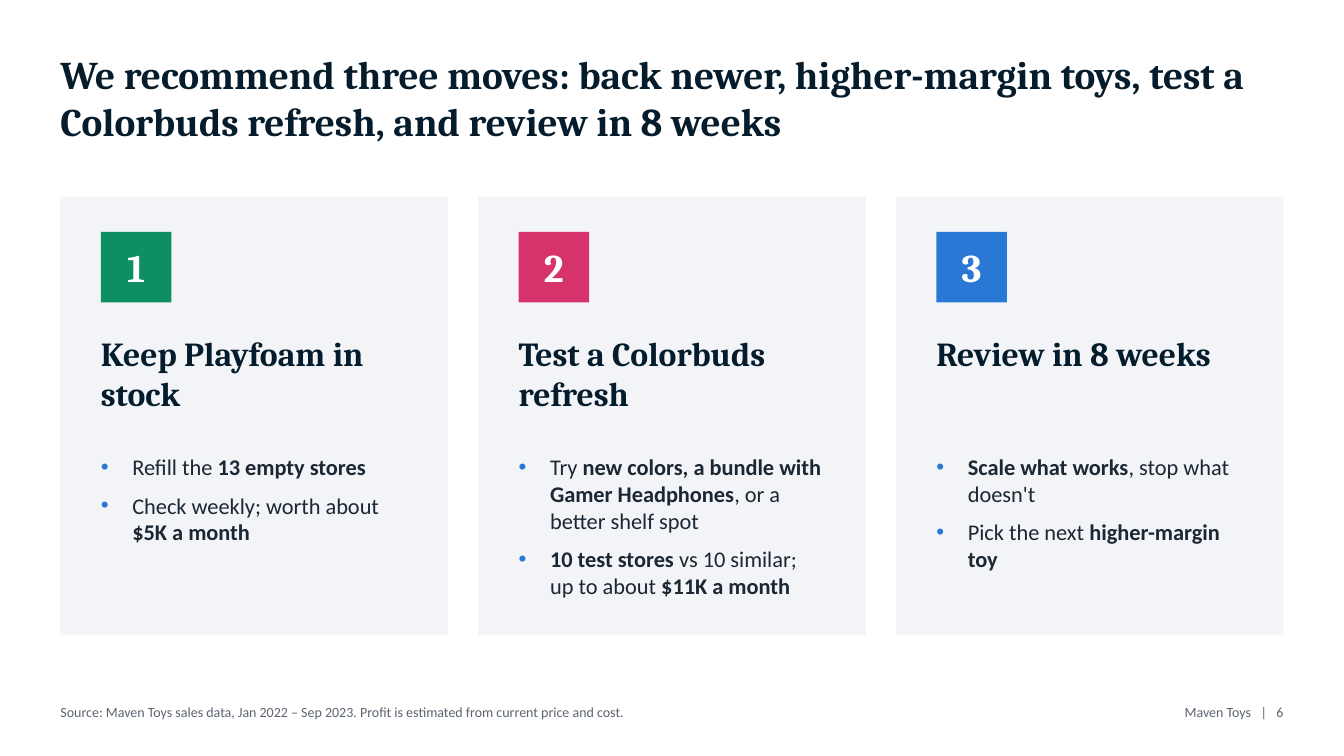
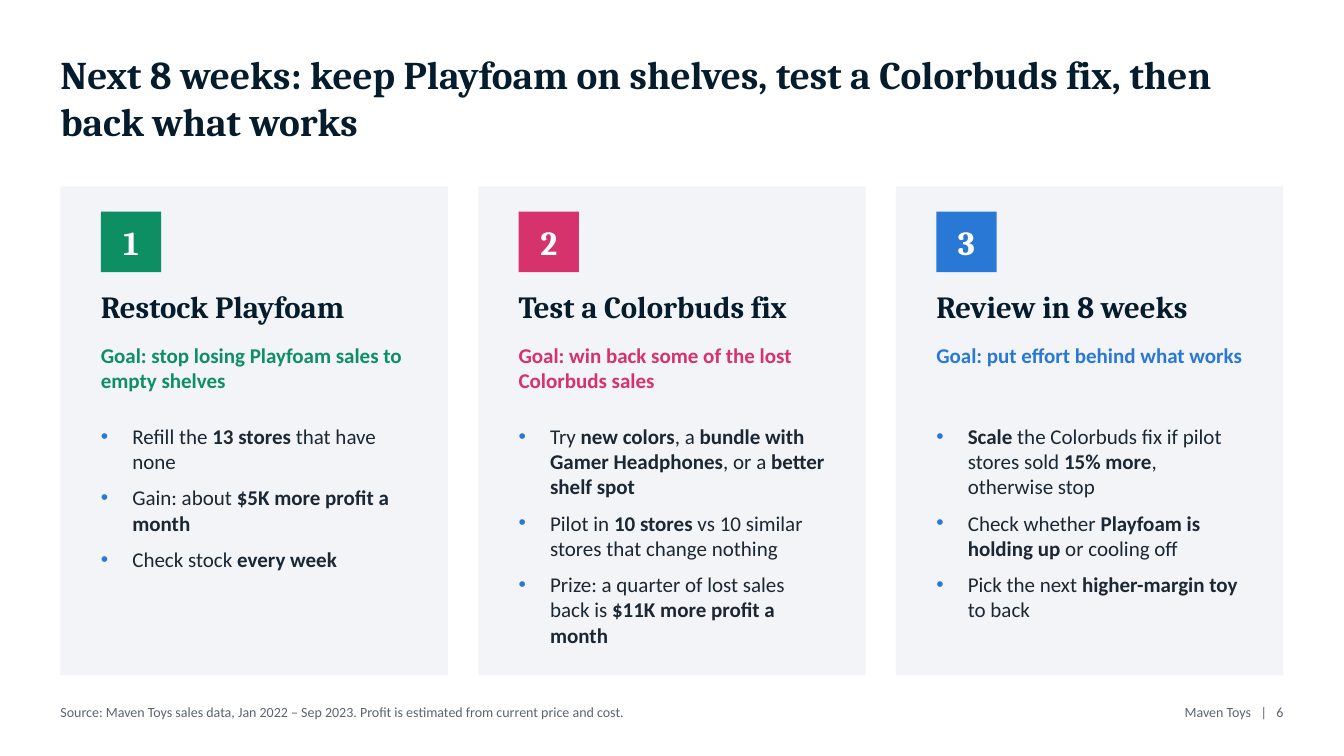
Before and after one commit to surajko9000/maven-toys-ai-analytics, a slide deck: slide 6 of site/deck/Colorbuds_to_Playfoam.pptx. Drawn at 1344x756 pixels with LibreOffice and Linux fonts; fonts in the diff are those of the drawing. Boxes give left, top, right and bottom in pixels: in the first picture for what was removed or moved away, otherwise in the second. Text is boxed around its words. In the diff, an @@ line names an element or a change of style, - is before the commit and + after.

```diff
--- a/site/deck/Colorbuds_to_Playfoam.pptx
+++ b/site/deck/Colorbuds_to_Playfoam.pptx
@@ text at (60,61,1212,137): text changed @@
-We recommend three moves: back newer, higher-margin toys, test a Colorbuds refresh, and review in 8 weeks
+Next 8 weeks: keep Playfoam on shelves, test a Colorbuds fix, then back what works
@@ rectangle: place and size @@
-rectangle at (60,197,448,635)
+rectangle at (60,187,448,676)
@@ rectangle: place and size @@
-rectangle at (478,197,865,635)
+rectangle at (478,187,865,676)
@@ rectangle: place and size @@
-rectangle at (896,197,1284,635)
+rectangle at (896,187,1284,676)
@@ rectangle "1": place and size @@
-rectangle "1" at (101,232,171,302)
+rectangle "1" at (101,212,161,272)
@@ size 28 to 24 pt in 3 elements at (101,212,161,272), (937,212,997,272), (518,212,579,272) @@
@@ rectangle "2": place and size @@
-rectangle "2" at (518,232,589,302)
+rectangle "2" at (518,212,579,272)
@@ rectangle "3": place and size @@
-rectangle "3" at (937,232,1007,302)
+rectangle "3" at (937,212,997,272)
@@ text at (101,296,344,325): text changed; size 24 to 22 pt @@
-Keep Playfoam in stock
+Restock Playfoam
@@ text at (519,296,787,319): text changed; size 24 to 22 pt @@
-Test a Colorbuds refresh
+Test a Colorbuds fix
@@ text "Review in 8 weeks": place and size @@
-text "Review in 8 weeks" at (936,342,1211,367)
+text "Review in 8 weeks" at (936,296,1188,319)
@@ text "Review in 8 weeks" at (936,296,1188,319): size 24 to 22 pt @@
@@ text added at (101,348,401,392), 15 pt, text #0E8F63, bold @@
+Goal: stop losing Playfoam sales to empty shelves
@@ text added at (519,348,792,388), 15 pt, text #D6336C, bold @@
+Goal: win back some of the lost Colorbuds sales
@@ text added at (936,348,1241,367), 15 pt, text #2A78D6, bold @@
+Goal: put effort behind what works
@@ text at (132,429,389,571): text changed; size 16 to 15 pt @@
-• Refill the 13 empty stores
-• Check weekly; worth about $5K a month
+• Refill the 13 stores that have none
+• Gain: about $5K more profit a month
+• Check stock every week
@@ text "Try new colors, a bundle ...": place and size @@
-text "Try new colors, a bundle ..." at (550,459,821,598)
+text "Try new colors, a bundle ..." at (550,429,824,643)
@@ text at (550,429,824,498): size 16 to 15 pt in "Try new colors, a bundle with Gamer ..."; bold off in "colors, a"; bold on in "better shelf spot" @@
@@ text at (968,429,1237,617): text changed; size 16 to 15 pt; bold off @@
-• Scale what works, stop what doesn't
-• Pick the next higher-margin toy
+• Scale the Colorbuds fix if pilot stores sold 15% more, otherwise stop
+• Check whether Playfoam is holding up or cooling off
+• Pick the next higher-margin toy to back
@@ text at (550,516,803,643): text changed; size 16 to 15 pt; bold off @@
-• 10 test stores vs 10 similar; up to about $11K a month
+• Pilot in 10 stores vs 10 similar stores that change nothing
+• Prize: a quarter of lost sales back is $11K more profit a month
```
Also in this commit, not shown: 3 other files.
